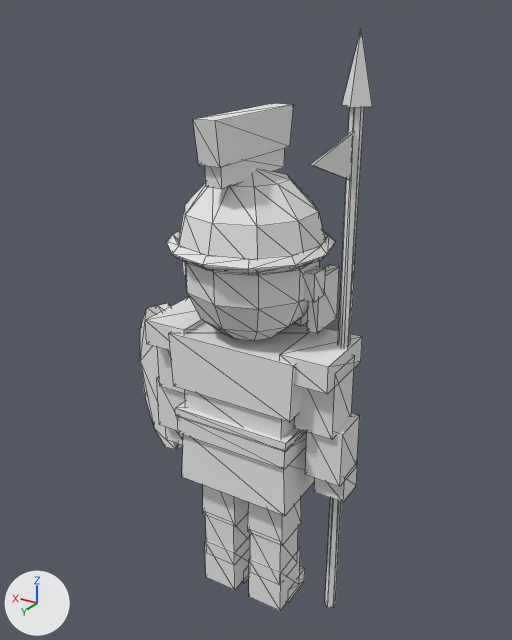
The glTF model sample_project/assets/3d/units/byzantines/spearman.glb, before and after one commit.
Rendered twice from a 50 mm lens placed at (-1.24, 2.03, 2.28), pointed at (0.04, -0.1, 1.22). The lights are fixed; the arrows at lower left show +X, +Y and +Z. The picture after the commit comes second. Mesh edges are drawn as thin lines. Vertices at exactly the same position are counted once.

Before the edit, the objects in view are built like this:
```python
me_body = bpy.data.meshes.new('Body')
me_body.from_pydata(...)  # 468 vertices, 772 faces; spans x -0.41..0.67, y -0.29..0.29, z 0.0..2.25
me_body.materials.append(mat_pe_unitpalette)  # white #e7e7e7
ob_body = bpy.data.objects.new('Body', me_body)
ob_body.location = (0.0, 0.0, 0.0)
```
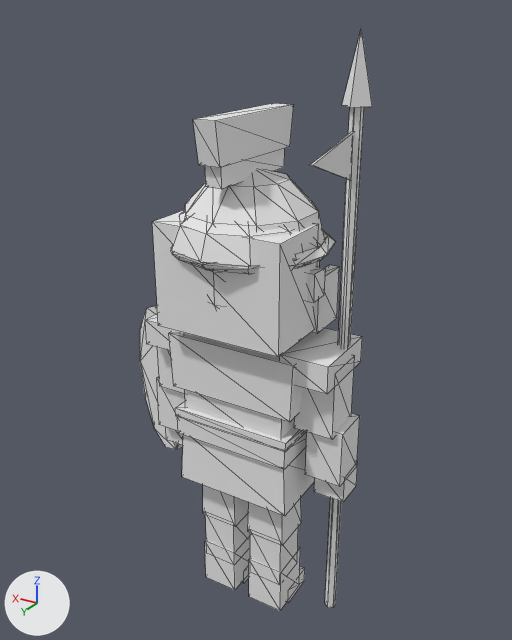
Location of each change, [x1, y1, x2, y2] in pixels of the pictures (512 x 640 px):
part 1 of me_body, added
    after: [152, 210, 319, 357]
part 2 of me_body, added
    after: [171, 212, 293, 266]

Edits to the bpy script that builds the scene:
```text
Change me_body:
    used by ob_body; location = (0.0, 0.0, 0.0)
    remove me_body.from_pydata(...)  # 468 vertices, 772 faces; spans x -0.41..0.67, y -0.29..0.29, z 0.0..2.25
    add me_body.from_pydata(...)  # 507 vertices, 842 faces; spans x -0.41..0.67, y -0.29..0.3, z 0.0..2.25
    me_body part 1: a new loose piece, a box spanning x -0.25..0.25, y -0.03..0.23, z 1.27..1.65, in mat_pe_unitpalette (white #e7e7e7)
    me_body part 2: the loose piece of 31 vertices spanning x -0.26..0.26, y -0.27..0.27, z 1.54..1.82 is copied, and the copy is scaled about its middle by (0.963, 0.926, 0.607), then moved by (0.0, 0.05, -0.03); it spans x -0.25..0.25, y -0.2..0.3, z 1.57..1.74
    other edits to the shape of me_body do not show in these pictures
```
